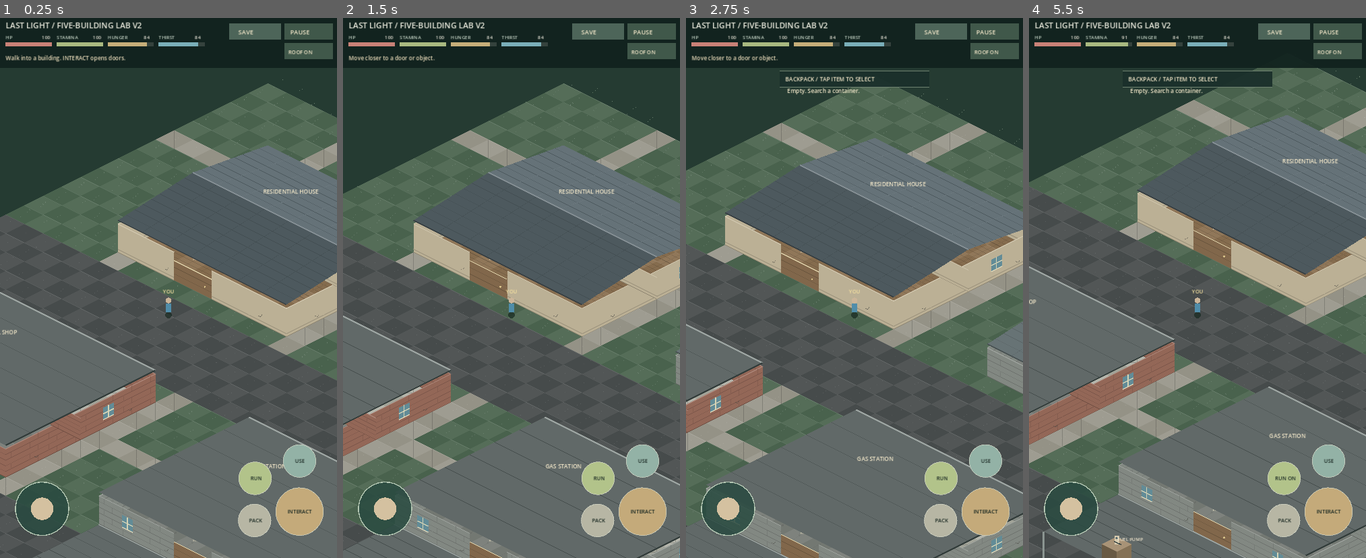
Above: before the commit, frames 1-4 (left to right).
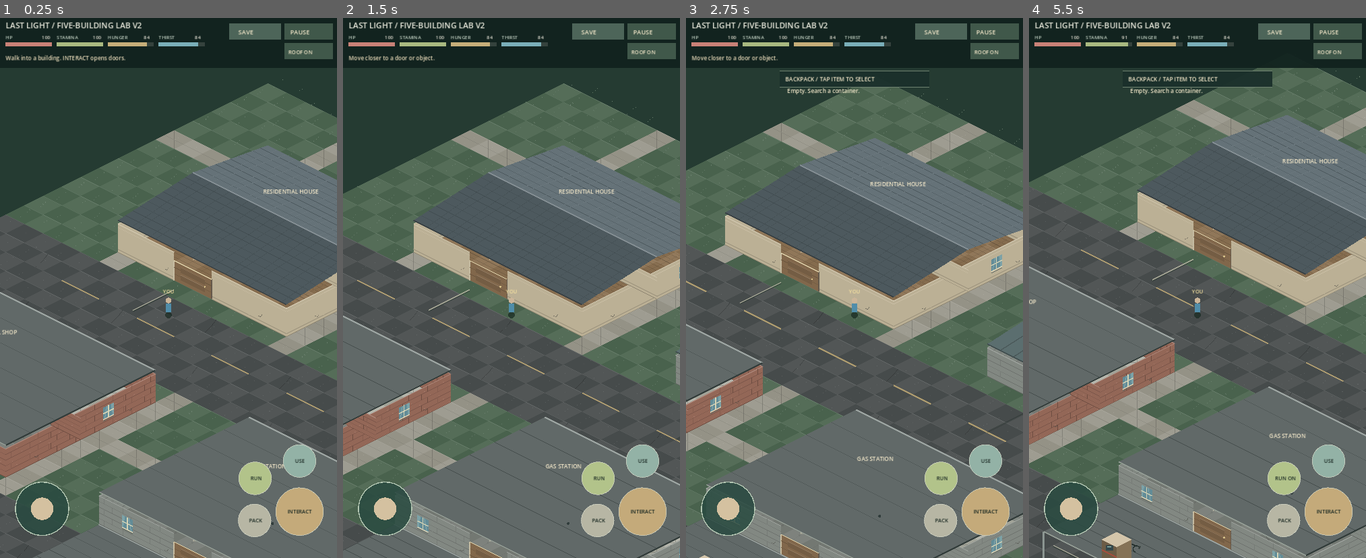
Above: after the commit, the same moments.

Repository: kalashgit/last-light-godot
Game: Godot game, scene res://scenes/five_building_material_lab.tscn
Same seed, same stepped clock (60 frames per second), same inputs: the game is played once before the commit and once after it. This scene is started directly instead of the project's main scene.
Inputs (mouse positions are in pixels of both pictures, inside the frame that each line leads up to):
- Up to frame 1 (0.25 s): no input
- Up to frame 2 (1.5 s): tap Enter at 0.5 s; move the mouse to (585, 261) at 0.52 s; hold Right (ui_right) 0.53-1.25 s; tap E at 0.6 s; click (585, 261) at 0.67 s; tap Space at 0.77 s; drag from (444, 315) to (494, 396) at 1.27 s
- Up to frame 3 (2.75 s): tap Space at 2 s; move the mouse to (888, 169) at 2.02 s; hold Right (ui_right) from 2.03 s (still down); tap I at 2.1 s; click (888, 169) at 2.17 s
- Up to frame 4 (5.5 s): release Right (ui_right) at 2.75 s; drag from (1180, 396) to (1096, 207) at 2.77 s; tap Enter at 3.5 s; move the mouse to (1298, 369) at 3.52 s; hold Left (ui_left) 3.53-4.25 s; tap Shift at 3.6 s; click (1298, 369) at 3.67 s; tap Space at 3.77, 5 s; drag from (1096, 207) to (1146, 153) at 4.27 s; move the mouse to (1214, 288) at 5.02 s; hold Down (ui_down) from 5.03 s (still down); tap G at 5.1 s; click (1214, 288) at 5.17 s

The runs differ from the first frame. In frame 1, 0.8% of the frame differs, in the area x 0-100%, y 24-100%; in frame 2, 1.0%; in frame 3, 1.2%, in the area x 0-100%, y 22-100%; in frame 4, 1.2%.

Commit message:
Refine five-building laboratory prop silhouettes and material details

Diff:
--- a/assets/buildings/five_building_lab_v2.json
+++ b/assets/buildings/five_building_lab_v2.json
@@ -15,7 +15,7 @@
       "fixtures":[
         {"id":"kitchen_counter","pos":[0.6,0.7],"size":[2.2,0.55],"label":"KITCHEN","kind":"counter","loot":"canned_food","color":"9b8874","solid":true},
         {"id":"bedroom_bed","pos":[6.0,1.1],"size":[1.6,0.9],"label":"BED","kind":"bed","color":"798d91","solid":true},
-        {"id":"living_sofa","pos":[1,5.7],"size":[2.1,0.8],"label":"SOFA","kind":"bed","color":"947d6e","solid":true},
+        {"id":"living_sofa","pos":[1,5.7],"size":[2.1,0.8],"label":"SOFA","kind":"sofa","color":"947d6e","solid":true},
         {"id":"bedroom_drawers","pos":[6,6],"size":[1,0.6],"label":"DRAWERS","kind":"storage","loot":"bandage","color":"78634c","solid":true}
       ]
     },
@@ -80,6 +80,14 @@
       ]
     }
   ],
+  "ground_marks":[
+    {"id":"neighborhood_road_center","kind":"road_center","a":[0,11],"b":[24,11]},
+    {"id":"house_approach","kind":"service_line","a":[3.5,8.5],"b":[3.5,10.7]},
+    {"id":"garage_bay","kind":"tire_wear","a":[17,8.4],"b":[17,11]},
+    {"id":"shop_delivery","kind":"service_line","a":[1.1,23.6],"b":[7.7,23.6]},
+    {"id":"forecourt_lane","kind":"service_line","a":[15,27.5],"b":[23,27.5]},
+    {"id":"outpost_gate_warning","kind":"warning","a":[33,19],"b":[36,19]}
+  ],
   "fences":[
     {"a":[27,1],"b":[43,1]},
     {"a":[27,1],"b":[27,18]},
--- a/scripts/building_material_renderer.gd
+++ b/scripts/building_material_renderer.gd
@@ -40,6 +40,7 @@
     c.draw_line(_mix(a,e,t),_mix(b,d,t),tint.darkened(.22),.8)
    var seam := .5 if x%2==0 else .25
    c.draw_line(_mix(a,b,seam),_mix(e,d,seam),tint.darkened(.13),.6)
+   c.draw_line(_mix(a,e,.14),_mix(b,d,.14),tint.lightened(.09),.55)
   "tile_ceramic":
    c.draw_line(_mix(a,b,.5),_mix(e,d,.5),Color("666961"),1.3)
    c.draw_line(_mix(a,e,.5),_mix(b,d,.5),Color("666961"),1.3)
@@ -50,6 +51,9 @@
    var dark := tint.darkened(.07)
    c.draw_circle(center+Vector2(float((x*3+y)%7)-3,float((y*5+x)%5)-2),2.1,dark)
    c.draw_line(_mix(a,b,.45),_mix(e,d,.54),tint.darkened(.07),.6)
+   if (x*13+y*7)%11==0:
+    c.draw_line(_mix(a,e,.23),_mix(a,d,.46),tint.darkened(.19),.85)
+    c.draw_line(_mix(a,d,.46),_mix(b,d,.67),tint.darkened(.18),.8)
   "vinyl_check":
    if (x+y)%2==0:
     _poly(c,[a,b,d,e],tint.lightened(.10))
@@ -63,6 +67,10 @@
     c.draw_line(q,q+Vector2(2,1),tint.lightened(.11 if i%2==0 else .05),.7)
    if material=="paver_gray":
     c.draw_line(a,d,tint.darkened(.18),.9)
+    c.draw_line(_mix(a,e,.5),_mix(b,d,.5),tint.darkened(.13),.7)
+   elif (x*7+y*17)%13==0:
+    c.draw_line(_mix(a,b,.24),_mix(a,d,.43),tint.darkened(.24),1)
+    c.draw_line(_mix(a,d,.43),_mix(e,d,.61),tint.darkened(.21),.8)
   "grass_sparse":
    for i in range(3):
     var t := float((x*29+y*43+i*17+101)%79+10)/100.0
@@ -84,14 +92,27 @@
    var lower:=float(k)/5.0
    var upper:=float(k+1)/5.0
    c.draw_line(a.lerp(b,side).lerp(top_a.lerp(top_b,side),lower),a.lerp(b,side).lerp(top_a.lerp(top_b,side),upper),base.darkened(.14),.9)
+  if material=="brick_aged":
+   # A staggered course catches light differently from the mortar joints.
+   for row in range(5):
+    var offset := .25 if row%2==0 else .58
+    var bottom:=float(row)/5.0
+    var upper:=float(row+1)/5.0
+    c.draw_line(a.lerp(b,offset).lerp(top_a.lerp(top_b,offset),bottom),a.lerp(b,offset).lerp(top_a.lerp(top_b,offset),upper),base.darkened(.30),.65)
+    var patch:=a.lerp(b,.16+float(row%3)*.27).lerp(top_a.lerp(top_b,.16+float(row%3)*.27),bottom+.05)
+    c.draw_line(patch,patch+Vector2(3,-1),base.lightened(.08),1)
  elif material=="metal_panel":
   for k in range(1,7):
    var t:=float(k)/7.0
    c.draw_line(a.lerp(b,t),top_a.lerp(top_b,t),base.lightened(.10 if k%2==0 else .04),1.2)
   c.draw_line(a.lerp(top_a,.21),b.lerp(top_b,.21),base.darkened(.22),2)
+  for t in [.13,.87]:
+   c.draw_circle(top_a.lerp(top_b,t)+Vector2(0,7),1.4,Color("3e4e50"))
+   c.draw_line(a.lerp(b,t)-Vector2(0,3),a.lerp(b,t)-Vector2(0,8),Color("9a7961",.65),1.4)
  else:
   # Original low-frequency plaster noise / interior wall trim.
   c.draw_line(a-Vector2(0,6),b-Vector2(0,6),base.darkened(.18),2)
+  c.draw_line(a-Vector2(0,height-7),b-Vector2(0,height-7),base.lightened(.08),1)
   if weather>0:
    c.draw_line(a.lerp(b,.18)-Vector2(0,14),a.lerp(b,.35)-Vector2(0,21),base.darkened(.12),1)
  c.draw_line(a,b,base.darkened(.28),1.0)
@@ -104,11 +125,18 @@
  var h := 51.0 if garage else 42.0
  var color := Color("66777a") if garage else Color("81674b")
  _poly(c,[a,b,b-Vector2(0,h),a-Vector2(0,h)],color)
+ c.draw_line(a-Vector2(0,h),a,Color("c5bba1"),2.5)
+ c.draw_line(b-Vector2(0,h),b,Color("64594d"),2.5)
  for k in range(1,5 if garage else 3):
   var t:=float(k)/float(5 if garage else 3)
   c.draw_line(a-Vector2(0,h*t),b-Vector2(0,h*t),color.darkened(.19),1)
  c.draw_line(a-Vector2(0,h),b-Vector2(0,h),Color("e0d3ab"),1.5)
  if not garage:
+  var inset_a:=a.lerp(b,.17)
+  var inset_b:=a.lerp(b,.83)
+  for top in [7.0,23.0]:
+   _poly(c,[inset_a-Vector2(0,top),inset_b-Vector2(0,top),inset_b-Vector2(0,top+11),inset_a-Vector2(0,top+11)],color.darkened(.10))
+   c.draw_line(inset_a-Vector2(0,top+11),inset_b-Vector2(0,top+11),color.lightened(.12),1)
   c.draw_circle(b.lerp(a,.18)-Vector2(0,19),2.0,Color("d9c48b"))
 
 static func window(c: CanvasItem, a: Vector2, b: Vector2, height: float, material: String) -> void:
@@ -120,12 +148,15 @@
  var lower_left:=left-Vector2(0,height*.30)
  var lower_right:=right-Vector2(0,height*.30)
  _poly(c,[lower_left,lower_right,upper_right,upper_left],Color("628c97"))
+ _poly(c,[upper_left,upper_left.lerp(upper_right,.28),lower_left.lerp(lower_right,.13),lower_left],Color("bed9d0",.28))
+ c.draw_line(upper_left.lerp(upper_right,.64),lower_left.lerp(lower_right,.86),Color("d7e7df",.32),1.4)
  c.draw_line(lower_left.lerp(lower_right,.5),upper_left.lerp(upper_right,.5),Color("d5d3b5"),2)
  c.draw_line(lower_left.lerp(upper_left,.5),lower_right.lerp(upper_right,.5),Color("d5d3b5"),2)
  c.draw_line(lower_left,lower_right,Color("dbd4b7"),2)
+ c.draw_line(lower_left+Vector2(0,3),lower_right+Vector2(0,3),Color("676e65"),1.5)
 
 static func roof(c: CanvasItem, a: Vector2, b: Vector2, d: Vector2, e: Vector2, material: String="shingle_asphalt") -> void:
- var color:=Color("58666c") if material=="shingle_asphalt" else Color("768486")
+ var color:=Color("58666c") if material=="shingle_asphalt" else Color("697e80")
  if material=="flat_membrane":
   _poly(c,[a,b,d,e],Color("616968"))
   for i in range(1,6):
@@ -133,6 +164,8 @@
    c.draw_line(a.lerp(e,t),b.lerp(d,t),Color("464e4d"),1)
   c.draw_line(a,b,Color("9ca4a1"),3)
   c.draw_line(b,d,Color("333d3b"),3)
+  c.draw_line(e,d,Color("939c94"),2)
+  c.draw_circle(a.lerp(d,.63),3,Color("313d3c"))
   return
  # A genuinely raised ridge, with two distinct roof slopes instead of a slab.
  var rise:=22.0
@@ -140,20 +173,52 @@
  var ridge_b:=b.lerp(d,.5)-Vector2(0,rise)
  _poly(c,[a,b,ridge_b,ridge_a],color.lightened(.08))
  _poly(c,[ridge_a,ridge_b,d,e],color.darkened(.13))
- for i in range(1,9):
-  var t:=float(i)/9
-  c.draw_line(a.lerp(ridge_a,t),b.lerp(ridge_b,t),color.darkened(.13),1)
-  c.draw_line(ridge_a.lerp(e,t),ridge_b.lerp(d,t),color.darkened(.24),1)
- for i in range(1,7):
-  var t:=float(i)/7
-  c.draw_line(a.lerp(b,t),ridge_a.lerp(ridge_b,t),color.lightened(.12),.7)
-  c.draw_line(ridge_a.lerp(ridge_b,t),e.lerp(d,t),color.darkened(.24),.7)
+ if material=="standing_seam_metal":
+  # Long ridged sheet metal panels are visually distinct from shingles.
+  for i in range(1,13):
+   var t:=float(i)/13.0
+   var seam_a:=a.lerp(b,t)
+   var seam_ridge:=ridge_a.lerp(ridge_b,t)
+   var seam_e:=e.lerp(d,t)
+   c.draw_line(seam_a,seam_ridge,color.lightened(.29),2.0)
+   c.draw_line(seam_ridge,seam_e,color.darkened(.30),2.0)
+   c.draw_line(seam_a+Vector2(2,1),seam_ridge+Vector2(2,0),color.darkened(.25),.8)
+  c.draw_line(a.lerp(ridge_a,.78),b.lerp(ridge_b,.78),color.darkened(.16),1)
+ else:
+  for i in range(1,10):
+   var t:=float(i)/10
+   c.draw_line(a.lerp(ridge_a,t),b.lerp(ridge_b,t),color.darkened(.14),1)
+   c.draw_line(ridge_a.lerp(e,t),ridge_b.lerp(d,t),color.darkened(.26),1)
+  for i in range(1,18):
+   var t:=float(i)/18
+   var s:=float(i%2)*.025
+   c.draw_line(a.lerp(b,t),ridge_a.lerp(ridge_b,t+s),color.lightened(.12),.75)
+   c.draw_line(ridge_a.lerp(ridge_b,t),e.lerp(d,t+s),color.darkened(.24),.75)
  c.draw_line(ridge_a,ridge_b,color.lightened(.27),2.5)
  c.draw_line(e,d,color.darkened(.38),2.5)
 
 static func transition(c: CanvasItem, a: Vector2, b: Vector2, d: Vector2, e: Vector2) -> void:
  # Narrow threshold between two floor families.
  _poly(c,[a.lerp(e,.43),b.lerp(d,.43),b.lerp(d,.56),a.lerp(e,.56)],Color("5b5042"))
+
+static func ground_mark(c: CanvasItem, a: Vector2, b: Vector2, kind: String) -> void:
+ # Blueprint-driven surface decals; no collision or gameplay ownership.
+ var ink:=Color("c6c4ae",.72)
+ if kind=="service_line":
+  c.draw_line(a+Vector2(0,2),b+Vector2(0,2),Color("27342e",.50),3.2)
+  c.draw_line(a,b,ink,2)
+ elif kind=="road_center":
+  for i in range(12):
+   if i%2==0:
+    c.draw_line(a.lerp(b,float(i)/12.0),a.lerp(b,float(i+1)/12.0),Color("d5b979",.70),2.6)
+ elif kind=="tire_wear":
+  c.draw_line(a,b,Color("27312e",.31),3.8)
+  c.draw_line(a+Vector2(4,-3),b+Vector2(4,-3),Color("27312e",.20),2.0)
+ elif kind=="warning":
+  c.draw_line(a,b,Color("d4aa64",.82),3)
+  for i in range(5):
+   var p:=a.lerp(b,(float(i)+.5)/5)
+   c.draw_line(p+Vector2(-3,-4),p+Vector2(3,4),Color("252e2a",.64),1.5)
 
 static func corner_trim(c: CanvasItem, p: Vector2, height: float) -> void:
  c.draw_line(p,p-Vector2(0,height),Color("d8c9a8"),2)
--- a/scripts/five_building_material_lab.gd
+++ b/scripts/five_building_material_lab.gd
@@ -1,11 +1,13 @@
 extends "res://scripts/material_kit_lab.gd"
 ## Isolated five-building district driven by reusable construction recipes.
 const Art := preload("res://scripts/building_material_renderer.gd")
+const PropArt := preload("res://scripts/lab_prop_renderer.gd")
 const LabSurvival := preload("res://scripts/lab_survival_state.gd")
 const RECIPES := "res://assets/buildings/five_building_lab_v2.json"
 var recipes: Dictionary = {}
 var fixtures: Array[Dictionary] = []
 var exterior_props: Array[Dictionary] = []
+var ground_marks: Array[Dictionary] = []
 var fences: Array[Dictionary] = []
 var gameplay = LabSurvival.new()
 var selected_item := ""
@@ -34,6 +36,7 @@
  doorways.clear()
  fixtures.clear()
  exterior_props.clear()
+ ground_marks.clear()
  fences.clear()
  recipes.clear()
  gameplay.examined.clear()
@@ -63,6 +66,8 @@
   copy["size_world"]=_vec(item.size)
   copy["exterior"]=true
   exterior_props.append(copy)
+ for mark in payload.get("ground_marks",[]):
+  ground_marks.append(mark.duplicate(true))
  for segment in payload.get("fences",[]):
   var a := _vec(segment.a)
   var b := _vec(segment.b)
@@ -102,6 +107,8 @@
     material="paver_gray"
    var v := [_screen(p),_screen(p+Vector2(1,0)),_screen(p+Vector2(1,1)),_screen(p+Vector2(0,1))]
    Art.floor_tile(self,v[0],v[1],v[2],v[3],material,x,y)
+ for mark in ground_marks:
+  Art.ground_mark(self,_screen(_vec(mark.a)),_screen(_vec(mark.b)),String(mark.kind))
 
 func _fixture_bounds(fixture: Dictionary) -> Rect2:
  return Rect2(fixture.position,fixture.size_world)
@@ -200,7 +207,7 @@
  var label := String(nearby.get("label","OBJECT"))
  if kind=="pump":
   _notice(label+": inactive. Fuel mechanics not yet implemented.")
- elif kind=="bed":
+ elif kind=="bed" or kind=="sofa":
   _notice(label+": rest/sleep system not yet implemented.")
  elif gameplay.examined.get(object_id,false):
   _notice(label+": already searched")
@@ -321,38 +328,13 @@
  var b := _screen(p+Vector2(dim.x,0))
  var d := _screen(p+dim)
  var e := _screen(p+Vector2(0,dim.y))
- var lift := Vector2(0,height)
- draw_colored_polygon(PackedVector2Array([e,d,d-lift,e-lift]),tint.darkened(.33))
- draw_colored_polygon(PackedVector2Array([b,d,d-lift,b-lift]),tint.darkened(.16))
- draw_colored_polygon(PackedVector2Array([a-lift,b-lift,d-lift,e-lift]),tint.lightened(.11))
- if _fixture_accessible(fixture) and _fixture_distance(fixture)<1.15:
-  var highlight:=Color("c1daa4")
-  draw_line(a-lift,b-lift,highlight,2)
-  draw_line(b-lift,d-lift,highlight,2)
-  draw_line(d-lift,e-lift,highlight,2)
-  draw_line(e-lift,a-lift,highlight,2)
- if gameplay.examined.get(String(fixture.id),false):
-  draw_circle(a.lerp(d,.5)-lift,3,Color("a6d3bd"))
- match kind:
-  "shelf":
-   for k in range(1,4):
-    var z := lift*float(k)/4.0
-    draw_line(e-z,d-z,Color("c1ab7b"),2.2)
-    draw_line(a-z,e-z,Color("514e47"),1.5)
-  "bed":
-   draw_colored_polygon(PackedVector2Array([a-lift*.70,b-lift*.70,d-lift*.70,e-lift*.70]),Color("87948f"))
-   draw_line(a.lerp(e,.20)-lift*.73,b.lerp(d,.20)-lift*.73,Color("ded7c2"),6)
-  "pump":
-   draw_rect(Rect2(_screen(p+dim*.5)-Vector2(5,height+18),Vector2(10,18)),Color("d5c9ad"))
-   draw_line(_screen(p+dim*.5)-Vector2(6,height+6),_screen(p+dim*.5)+Vector2(10,-height+1),Color("303d3d"),2)
-   draw_circle(_screen(p+dim*.5)-Vector2(0,height+13),2.5,Color("53686d"))
-  "crate":
-   draw_line(e-lift,b-lift,Color("554e40"),1.5)
-   draw_line(a-lift,d-lift,Color("554e40"),1.5)
-  "counter":
-   draw_line(a-lift,e-lift,tint.lightened(.33),3)
-   draw_line(e-lift,d-lift,tint.lightened(.23),2)
- _text(name,_screen(p+dim*.5,height+7),10,Color("f2e7cf"))
+ var nearby := _fixture_accessible(fixture)
+ var searched: bool = bool(gameplay.examined.get(String(fixture.id),false))
+ PropArt.draw_prop(self,a,b,d,e,kind,tint,name,height,nearby,searched)
+ # The formerly permanent 20 labels obscured small phones; show a readable
+ # contextual cue only when the survivor can actually interact with this prop.
+ if nearby:
+  _text("INTERACT / "+name,_screen(p+dim*.5,height+29),11,Color("f2e7cf"))
 
 func _draw() -> void:
  _draw_ground()
--- /dev/null
+++ b/scripts/lab_prop_renderer.gd
@@ -0,0 +1,115 @@
+extends RefCounted
+## Original, reusable isometric laboratory prop silhouettes.
+## Rendering only: collision, loot, interaction and persistence remain with the lab.
+
+static func _quad(c: CanvasItem, a: Vector2, b: Vector2, d: Vector2, e: Vector2, color: Color) -> void:
+ c.draw_colored_polygon(PackedVector2Array([a,b,d,e]), color)
+
+static func _lift(v: Vector2, pixels: float) -> Vector2:
+ return v-Vector2(0,pixels)
+
+static func _board(c: CanvasItem, a: Vector2, b: Vector2, d: Vector2, e: Vector2, y: float, color: Color) -> void:
+ _quad(c,_lift(a,y),_lift(b,y),_lift(d,y),_lift(e,y),color)
+ c.draw_line(_lift(e,y),_lift(d,y),color.darkened(.24),1.3)
+
+static func draw_prop(c: CanvasItem, a: Vector2, b: Vector2, d: Vector2, e: Vector2, kind: String, tint: Color, label: String, height: float, selected: bool, examined: bool) -> void:
+ var h := height
+ match kind:
+  "bed", "sofa":
+   h=12.0
+  "shelf":
+   h=36.0
+  "storage":
+   h=22.0
+  "pump":
+   h=40.0
+  "crate":
+   h=23.0
+ var ta:=_lift(a,h)
+ var tb:=_lift(b,h)
+ var td:=_lift(d,h)
+ var te:=_lift(e,h)
+ # Consistent ground-contact shadow, independent of the decoration above.
+ _quad(c,a+Vector2(0,3),b+Vector2(0,3),d+Vector2(0,3),e+Vector2(0,3),Color(0.05,0.08,0.07,.36))
+ _quad(c,e,d,td,te,tint.darkened(.31))
+ _quad(c,b,d,td,tb,tint.darkened(.15))
+ _quad(c,ta,tb,td,te,tint.lightened(.14))
+
+ match kind:
+  "bed":
+   # A low bed frame, separate quilt, footboard and pillow.
+   _board(c,a,b,d,e,12.5,Color("9aa6a3"))
+   _board(c,a.lerp(e,.17),b.lerp(d,.17),d,e,13.5,Color("657f80"))
+   _board(c,a.lerp(e,.08),b.lerp(d,.08),b.lerp(d,.33),a.lerp(e,.33),15.5,Color("e8dfc8"))
+   c.draw_line(_lift(e,6),_lift(d,6),tint.darkened(.48),3)
+   c.draw_line(_lift(a,23),_lift(b,23),tint.darkened(.28),3)
+  "sofa":
+   # Upright back, two seat cushions and distinct arms.
+   _board(c,a,b,d,e,13,Color("a68c79"))
+   _quad(c,_lift(a,29),_lift(b,29),_lift(b,13),_lift(a,13),tint.darkened(.07))
+   c.draw_line(_lift(a.lerp(b,.5),13),_lift(a.lerp(b,.5),28),tint.darkened(.39),1)
+   var cut := a.lerp(b,.5)
+   c.draw_line(_lift(cut.lerp(e,.54),14),_lift(cut.lerp(d,.54),14),tint.darkened(.25),1.6)
+   c.draw_line(_lift(a,23),_lift(e,13),tint.darkened(.18),5)
+   c.draw_line(_lift(b,23),_lift(d,13),tint.darkened(.18),5)
+  "shelf":
+   # Three actual shelf decks, upright corner posts and stacked supplies.
+   for i in range(1,4):
+    var level := float(i)*8.5
+    _board(c,a,b,d,e,level,tint.lightened(.11 if i%2==0 else .03))
+    for j in range(3):
+     var t: float=(float(j)+.5)/3.0
+     var item_p:=_lift(a.lerp(b,t).lerp(e.lerp(d,t),.48),level+1)
+     c.draw_rect(Rect2(item_p-Vector2(2.5,6),Vector2(5,6)),Color("8e9a89") if (i+j)%2==0 else Color("c0ab7e"))
+   for corner in [a,b,d,e]:
+    c.draw_line(corner,_lift(corner,39),tint.darkened(.43),2.4)
+  "crate":
+   # Timber box slats, bracing and small metal fasteners.
+   for i in range(1,4):
+    var t: float=float(i)/4.0
+    c.draw_line(_lift(e.lerp(d,t),1),_lift(e.lerp(d,t),21),tint.darkened(.42),1.2)
+    c.draw_line(_lift(b.lerp(d,t),1),_lift(b.lerp(d,t),21),tint.darkened(.43),1)
+   c.draw_line(_lift(e,3),_lift(d,20),tint.lightened(.17),1.5)
+   c.draw_line(_lift(e,20),_lift(d,3),tint.lightened(.10),1.5)
+   c.draw_line(_lift(b,3),_lift(d,20),tint.lightened(.10),1)
+   for corner in [te,td]:
+    c.draw_circle(corner+Vector2(0,3),1,Color("3d4440"))
+  "storage":
+   # Solid cabinet front, three separate drawer faces and handles.
+   for i in range(3):
+    var upper:=5.0+float(i)*5.5
+    var lower:=upper+4.4
+    _quad(c,_lift(e,lower),_lift(d,lower),_lift(d,upper),_lift(e,upper),tint.lightened(.08 if i%2==0 else .02))
+    c.draw_line(_lift(e.lerp(d,.43),upper+1.8),_lift(e.lerp(d,.58),upper+1.8),Color("d9c7a0"),1.6)
+  "counter":
+   # Separate overhanging top and recognizable shop/workbench fixtures.
+   c.draw_line(te,td,tint.lightened(.35),3)
+   c.draw_line(tb,td,tint.lightened(.21),2)
+   if label=="CASHIER" or label=="COUNTER":
+    var base:=a.lerp(b,.61).lerp(e.lerp(d,.61),.35)
+    c.draw_rect(Rect2(_lift(base,27),Vector2(12,7)),Color("474b48"))
+    c.draw_rect(Rect2(_lift(base,26),Vector2(9,3)),Color("a2b4a2"))
+   elif label=="WORKBENCH":
+    var vise:=a.lerp(b,.2).lerp(e.lerp(d,.2),.36)
+    c.draw_rect(Rect2(_lift(vise,26),Vector2(9,7)),Color("525f62"))
+    c.draw_line(_lift(vise,25),_lift(vise+Vector2(11,0),25),Color("c5c5b4"),2)
+  "pump":
+   # Tall housing, illuminated display and a black hose/nozzle.
+   _quad(c,_lift(a,40),_lift(b,40),_lift(d,40),_lift(e,40),Color("d4c5aa"))
+   var front:=e.lerp(d,.5)
+   c.draw_rect(Rect2(_lift(front,36)-Vector2(8,0),Vector2(16,12)),Color("35484b"))
+   c.draw_line(_lift(front,33)-Vector2(4,0),_lift(front,33)+Vector2(4,0),Color("b4e0d3"),1.6)
+   c.draw_line(_lift(e,18),_lift(d,18),Color("a84c3e"),3)
+   var hose:=_lift(b,31)
+   c.draw_line(hose,hose+Vector2(8,5),Color("222e2b"),2.7)
+   c.draw_arc(hose+Vector2(10,11),7,PI*.6,PI*1.96,12,Color("222e2b"),2)
+   c.draw_line(hose+Vector2(15,11),hose+Vector2(18,5),Color("343e3b"),3)
+  _:
+   c.draw_line(te,td,tint.lightened(.27),2)
+
+ if selected:
+  var glow:=Color("d0e6b3")
+  for line in [[ta,tb],[tb,td],[td,te],[te,ta]]:
+   c.draw_line(line[0],line[1],glow,2.0)
+ if examined:
+  c.draw_circle(_lift(a.lerp(d,.5),h+2),3.2,Color("a6dcc3"))
--- /dev/null
+++ b/tests/five_building_lab.gd
@@ -0,0 +1,63 @@
+extends SceneTree
+## Headless integration smoke for the opt-in five-building graphics laboratory.
+## Run with an isolated XDG_DATA_HOME to protect any real user:// save.
+const LabState := preload("res://scripts/lab_survival_state.gd")
+var failures := 0
+
+func check(condition: bool, message: String) -> void:
+ if not condition:
+  push_error("LAB CHECK: "+message)
+  failures+=1
+
+func _initialize() -> void:
+ call_deferred("run")
+
+func run() -> void:
+ var scene: PackedScene = load("res://scenes/five_building_material_lab.tscn")
+ check(scene!=null,"isolated scene loads")
+ if scene==null:
+  quit(1)
+  return
+ var lab=scene.instantiate()
+ root.add_child(lab)
+ lab.set_process(false)
+ check(lab.structures.size()==5,"five building recipes instantiate")
+ check(lab.fixtures.size()==17 and lab.exterior_props.size()==3,"all twenty fixture IDs instantiate")
+ check(lab.fences.size()==5,"outpost fence segments survive")
+ check(lab.ground_marks.size()==6,"six data-driven surface marks load")
+ var kinds: Dictionary={}
+ for fixture in lab.fixtures+lab.exterior_props:
+  kinds[String(fixture.kind)]=true
+ for kind in ["counter","bed","sofa","shelf","crate","storage","pump"]:
+  check(kinds.has(kind),"distinct art archetype "+kind)
+
+ var entrance: Dictionary=lab.doorways[0]
+ lab.player=entrance.a.lerp(entrance.b,.5)+Vector2(0,-.72)
+ lab._interact()
+ check(bool(lab.doorways[0].open),"entrance still responds to INTERACT")
+
+ lab.player=Vector2(1.5,1.6)
+ lab._interact()
+ check(int(lab.gameplay.inventory.get("canned_food",0))==1,"counter search gives existing loot")
+ check(bool(lab.gameplay.examined.get("RESIDENTIAL HOUSE/kitchen_counter",false)),"search ownership persists by stable ID")
+ lab.gameplay.hunger=40.0
+ lab._use_selected()
+ check(lab.gameplay.hunger>40.0,"food still changes hunger")
+ check(not lab.gameplay.inventory.has("canned_food"),"use consumes existing item")
+
+ lab.player=Vector2(1.8,5.3)
+ lab._interact()
+ check(lab.info.contains("sleep system not yet implemented"),"sofa is correctly described as non-implemented rest, not loot")
+ check(lab._save_progress!=null,"save action remains bound")
+ lab._save_progress(false)
+ var restored=LabState.new()
+ var restored_pos: Vector2=restored.load(lab.doorways)
+ check(restored_pos.distance_to(lab.player)<.01,"position survives laboratory save")
+ check(bool(restored.examined.get("RESIDENTIAL HOUSE/kitchen_counter",false)),"examined cabinet survives save")
+ check(restored.hunger>40.0,"hunger effect survives save")
+ var path:=ProjectSettings.globalize_path(LabState.SAVE_PATH)
+ if FileAccess.file_exists(LabState.SAVE_PATH):
+  DirAccess.remove_absolute(path)
+ print("FIVE-BUILDING LAB: %d failures" % failures)
+ lab.free()
+ quit(1 if failures else 0)
Not shown, added: docs/checkpoints/FIVE_BUILDING_VISUAL_DETAIL_V3.md
Not shown, changed: docs/checkpoints/INDEX.md
